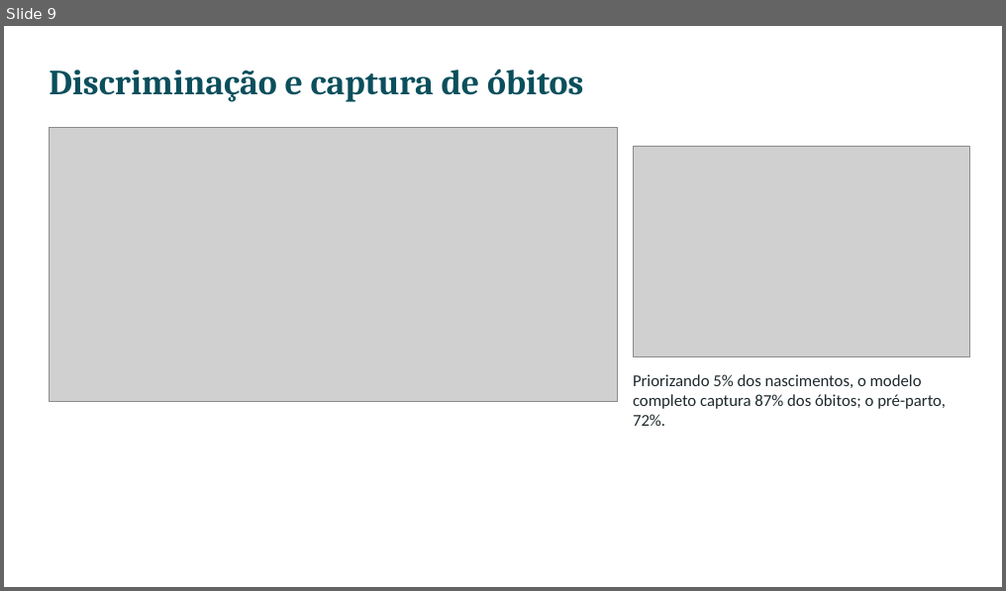
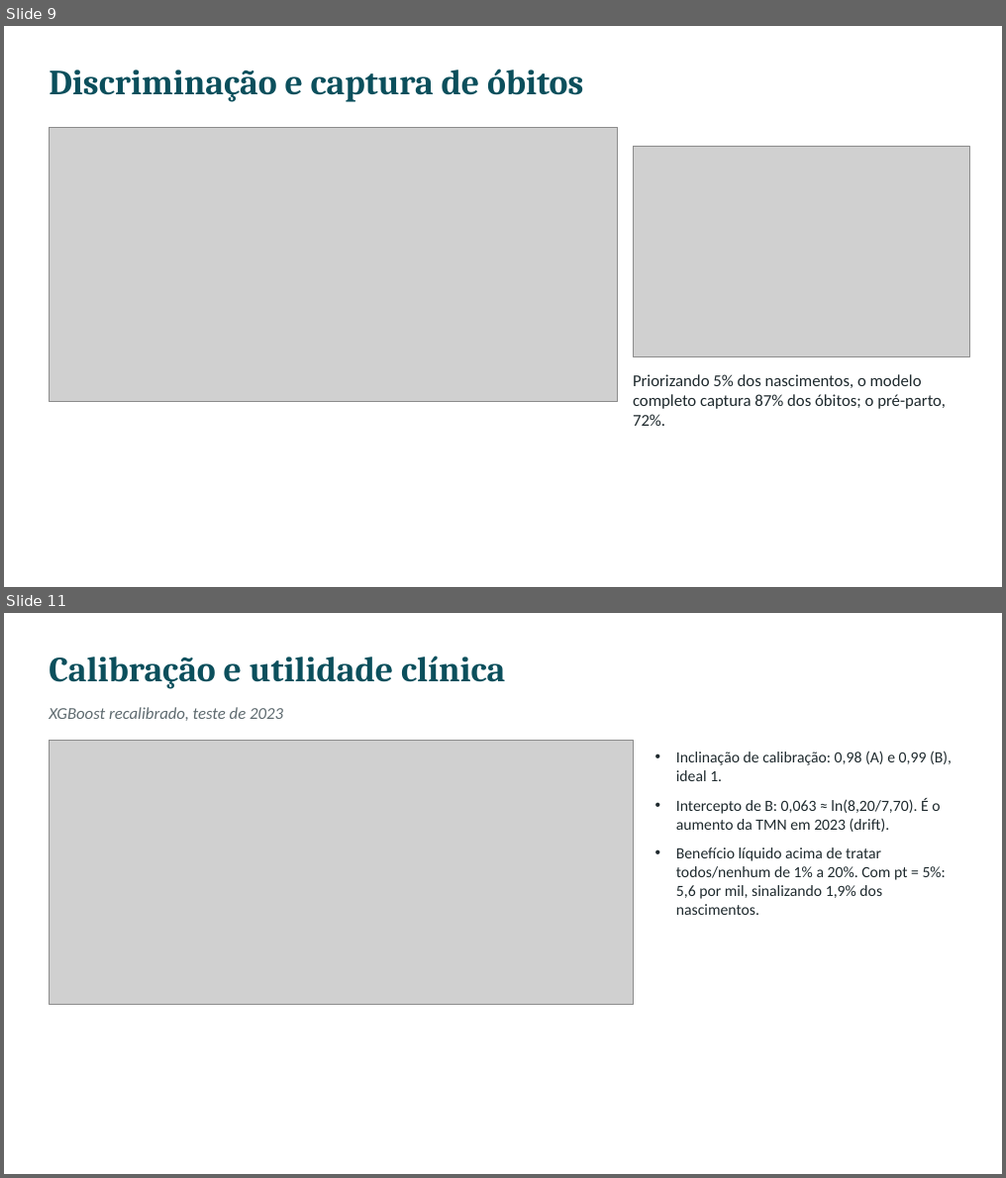
Before and after one commit to CledsonSilvaAraujo/mortalidade-neonatal-rj, a slide deck: slides/apresentacao.pptx. Shown one above the other, each under a label of ours: slide 9 before the commit, slides 9 and 11 after it; the slides between them are not shown. The pictures are 1006x591 and 1006x1178 pixels, drawn with LibreOffice and Linux fonts; fonts in the diff are those of the drawing; grey boxes stand for pictures. Boxes give left, top, right and bottom in pixels: in the first picture for what was removed or moved away, otherwise in the second. Text is boxed around its words. In the diff, an @@ line names an element or a change of style, - is before the commit and + after.

```diff
--- a/slides/apresentacao.pptx
+++ b/slides/apresentacao.pptx
@@ slide 11 added at (4, 613, 1002, 1174), background #FFFFFF @@
@@ text added at (49, 656, 505, 689), 34 pt, text #0B4F5C, bold @@
+Calibração e utilidade clínica
@@ text added at (49, 707, 283, 721), 16 pt, text #5F6B70, italic @@
+XGBoost recalibrado, teste de 2023
@@ picture added at (49, 741, 633, 1004) @@
@@ text added at (676, 751, 951, 915), 15 pt, text #1F2A2E @@
+• Inclinação de calibração: 0,98 (A) e 0,99 (B), ideal 1.
+• Intercepto de B: 0,063 ≈ ln(8,20/7,70). É o aumento da TMN em 2023 (drift).
+• Benefício líquido acima de tratar todos/nenhum de 1% a 20%. Com pt = 5%: 5,6 por mil, sinalizando 1,9% dos nascimentos.
```
Also in this commit, not shown: 6 slides changed, 23 other files.
